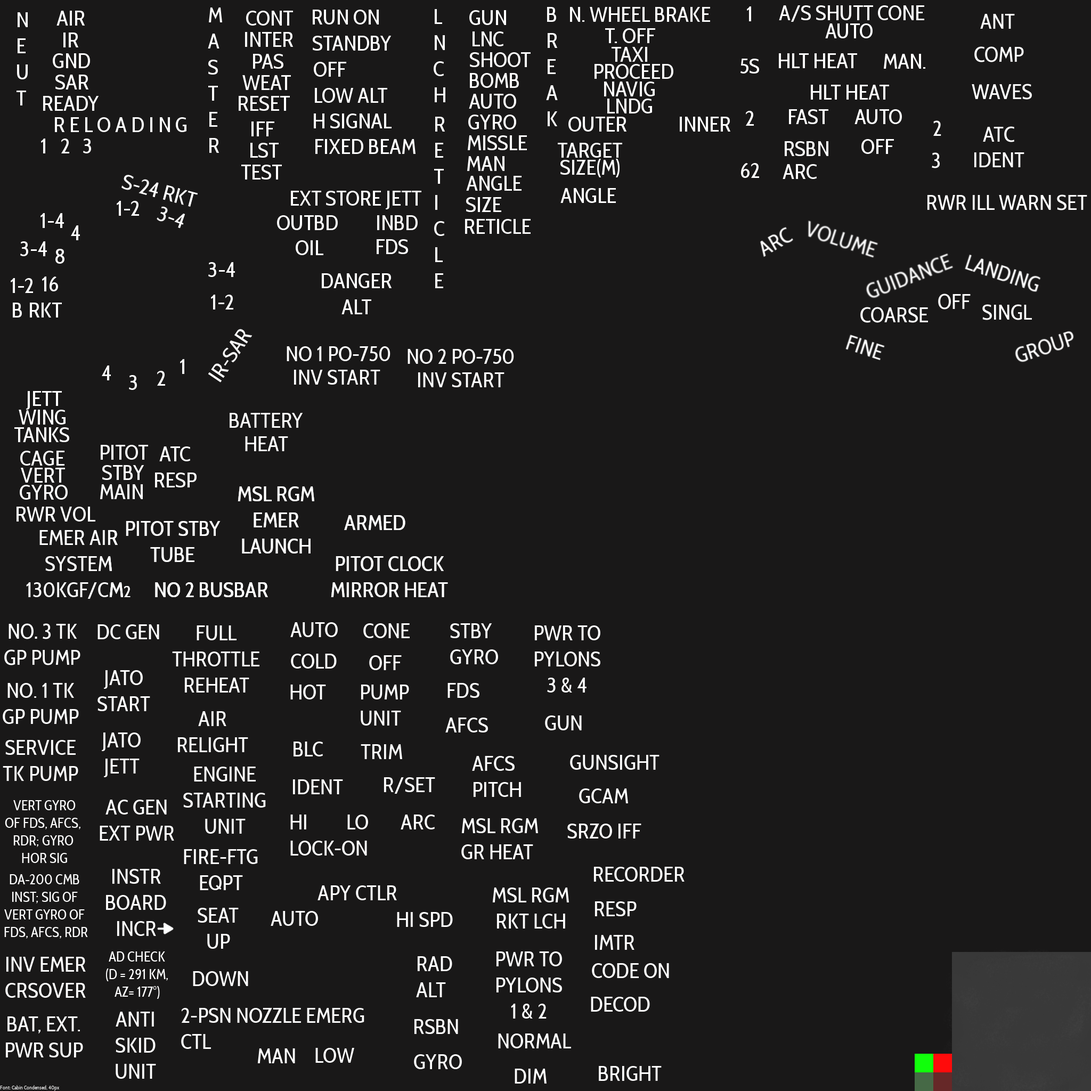
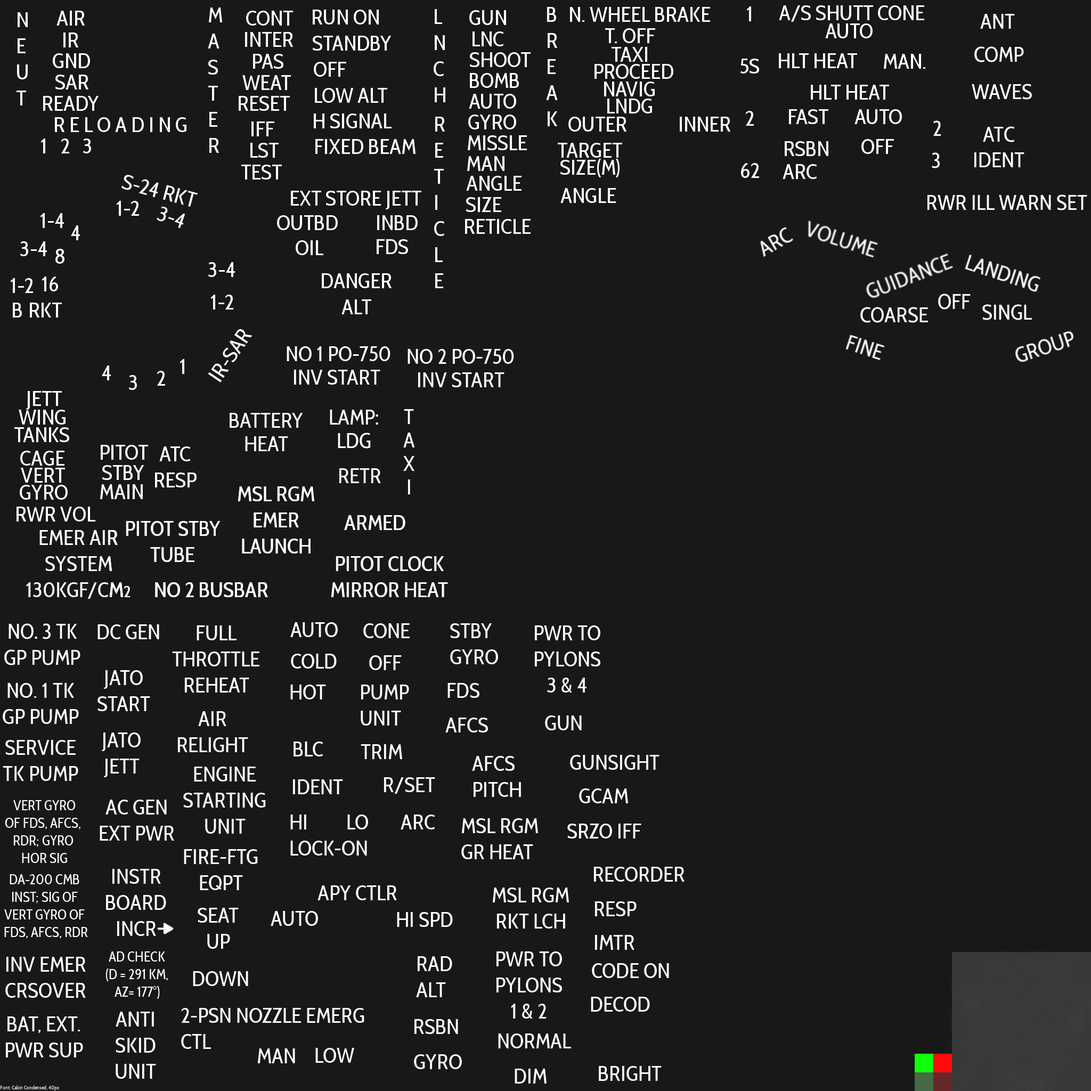
Layered file, before and after one edit (1091x1091). Changes by layer:
added layer "T ..." above "RETR" over (403, 409, 416, 495)
added layer "RETR" above "LAMP: ..." over (338, 468, 382, 484)
added layer "LAMP: ..." above "BATTERY ..." over (329, 409, 379, 449)
